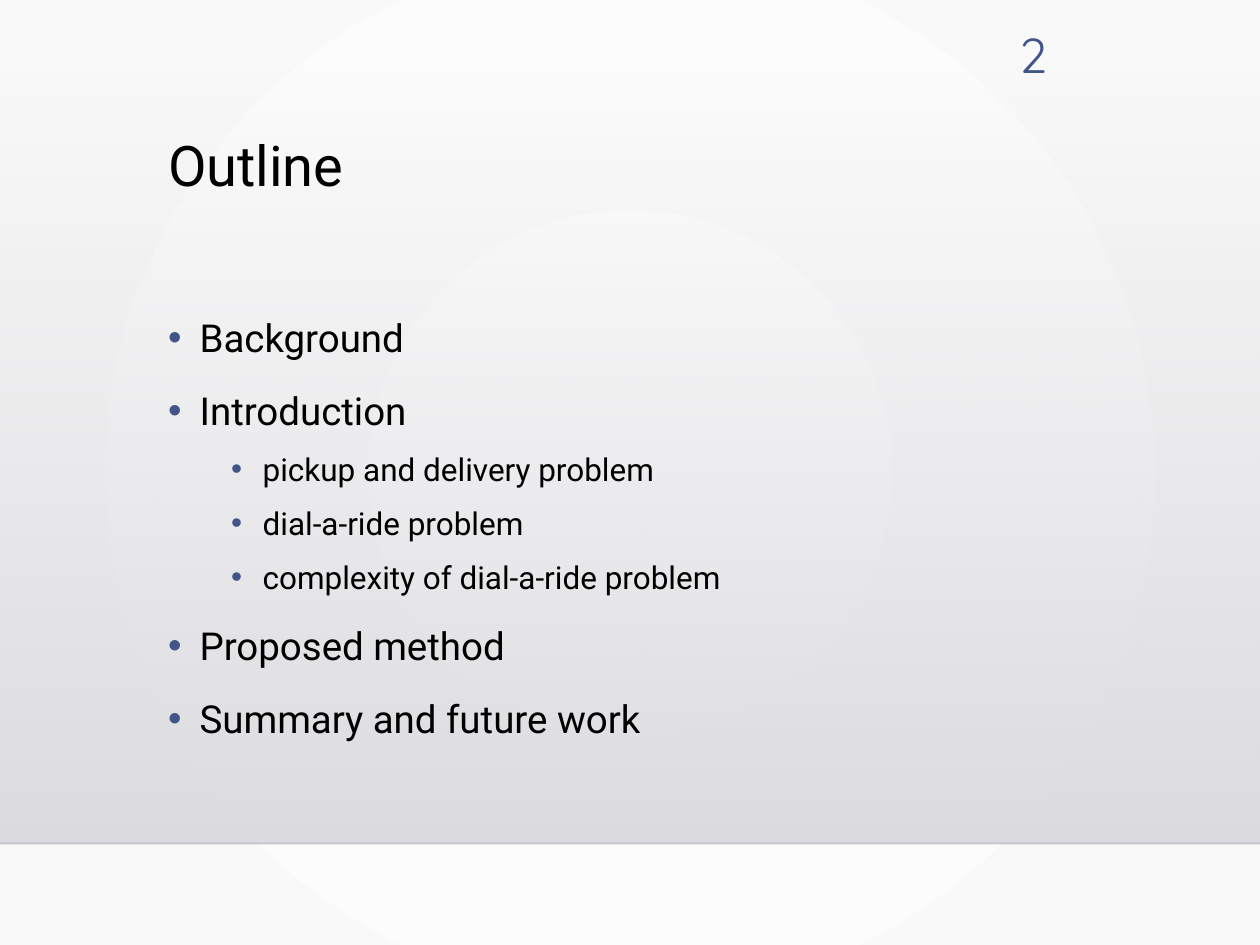
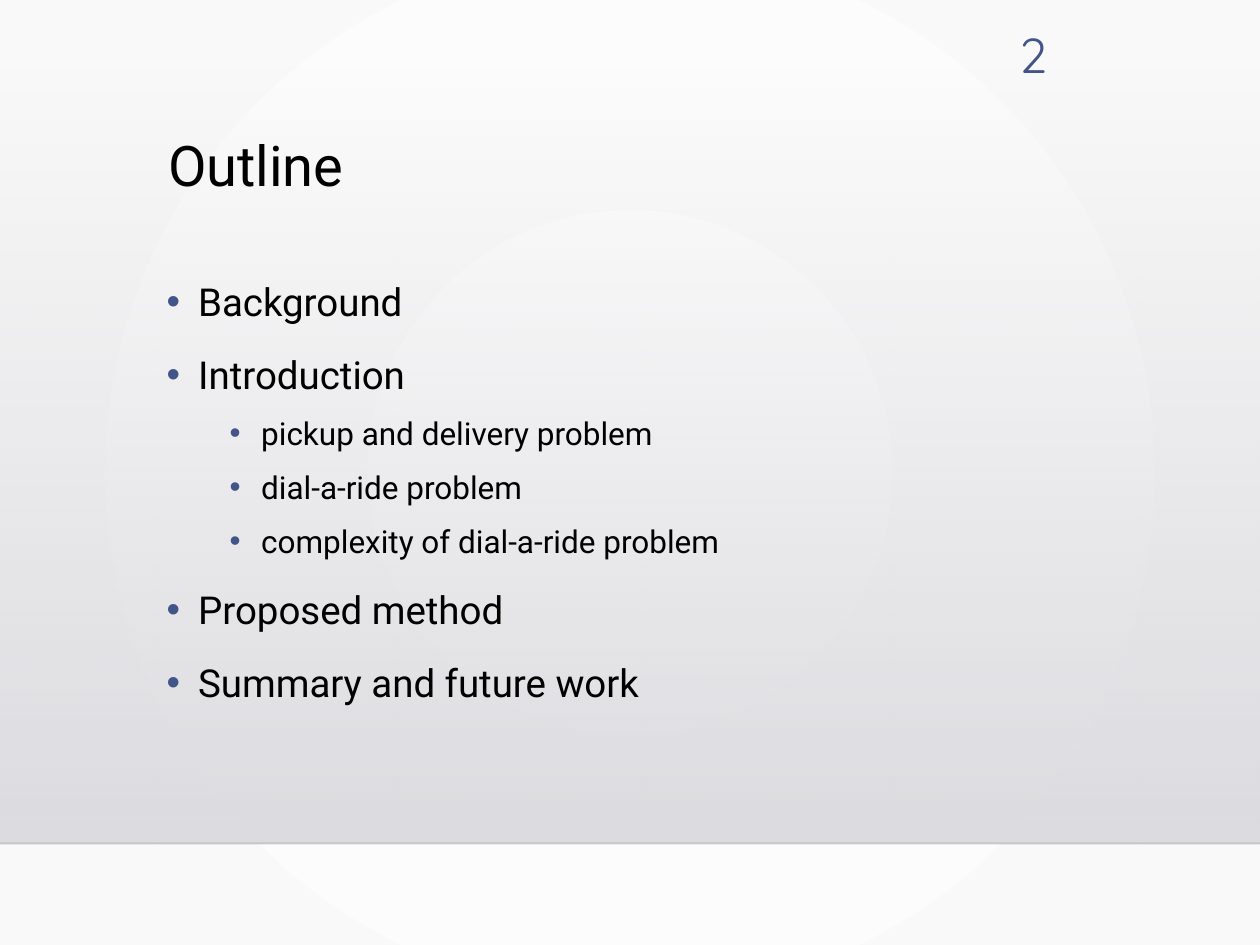
Before and after one commit to kotaro400/DARP, a slide deck: slide 2 of 中間発表_M1.pptx. Drawn at 1260x945 pixels with LibreOffice and Linux fonts; fonts in the diff are those of the drawing; background and template pictures are left out. Boxes give left, top, right and bottom in pixels: in the first picture for what was removed or moved away, otherwise in the second. Text is boxed around its words. In the diff, an @@ line names an element or a change of style, - is before the commit and + after.

```diff
--- a/中間発表_M1.pptx
+++ b/中間発表_M1.pptx
@@ text "Background": place and size @@
-text "Background" at [200,323,721,742]
+text "Background" at [198,287,719,706]
```
Also in this commit, not shown: 3 other slides changed, 1 slide added, 6 slides removed, 10 other files.
